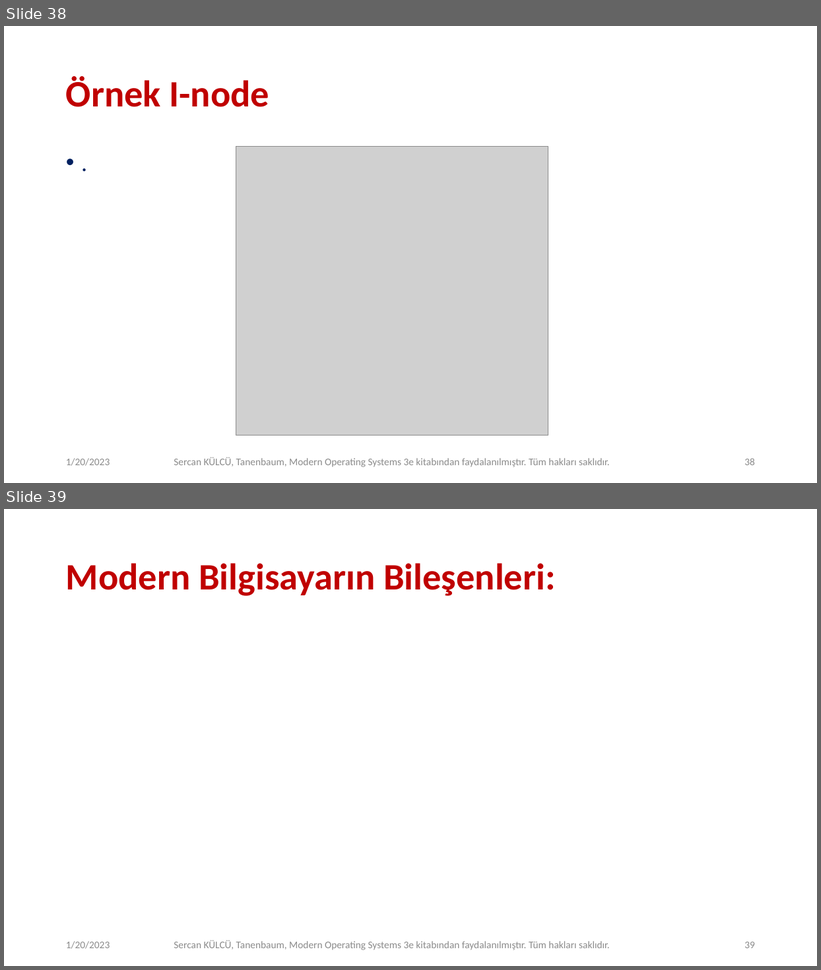
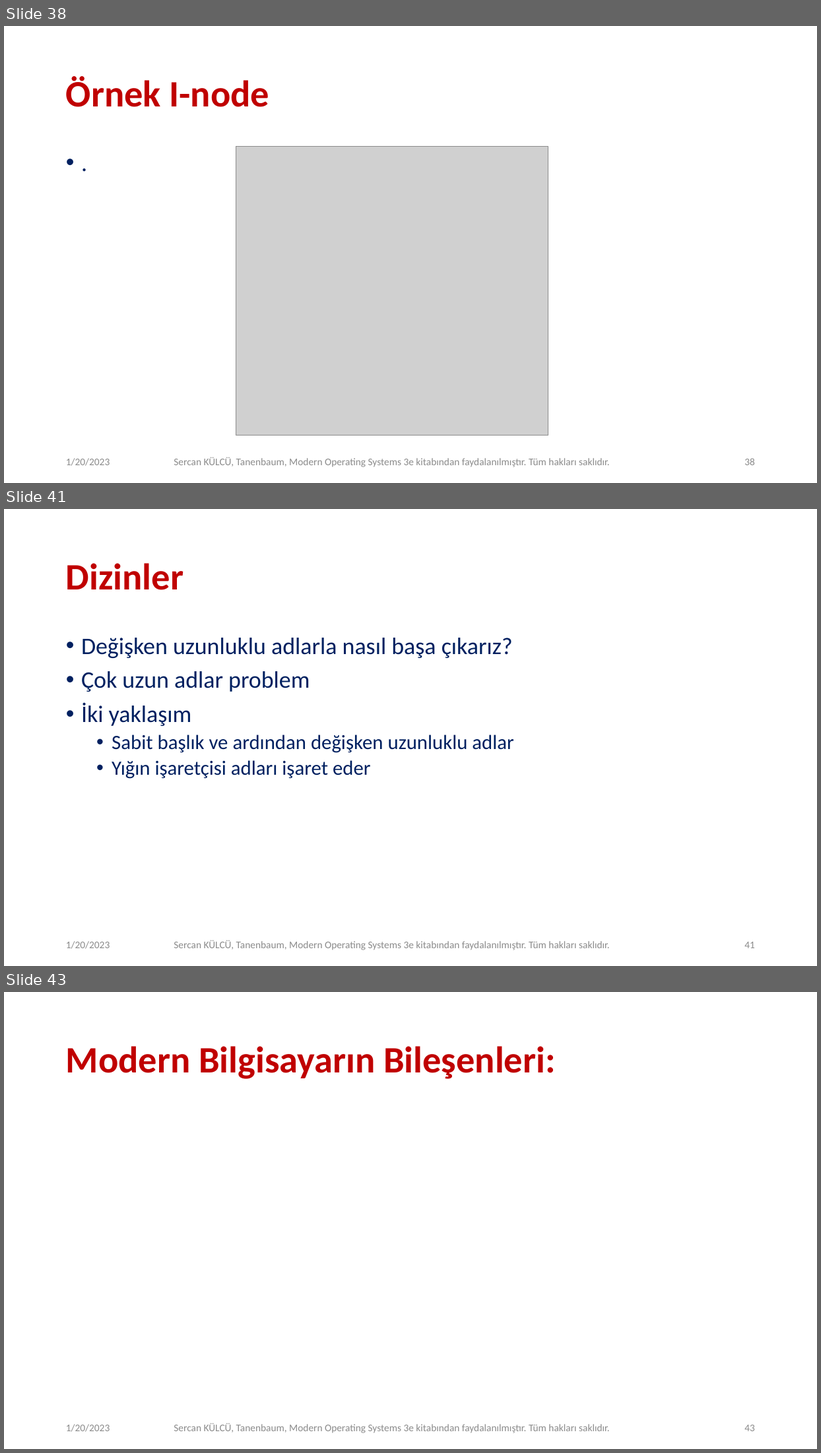
Before and after one commit to sercankulcu/sercankulcu.github.io, a slide deck: files/os/4_Bolum_4_Dosya.pptx. Shown one above the other, each under a label of ours: slides 38 and 39 before the commit, slides 38, 41 and 43 after it; the slides between them are not shown. The pictures are 821x970 and 821x1453 pixels, drawn with LibreOffice and Linux fonts; fonts in the diff are those of the drawing; grey boxes stand for pictures. Boxes give left, top, right and bottom in pixels: in the first picture for what was removed or moved away, otherwise in the second. Text is boxed around its words. In the diff, an @@ line names an element or a change of style, - is before the commit and + after.

```diff
--- a/files/os/4_Bolum_4_Dosya.pptx
+++ b/files/os/4_Bolum_4_Dosya.pptx
@@ slide 41 added at box(4, 509, 817, 966), background #FFFFFF @@
@@ title added at box(66, 563, 184, 590), 44 pt, text #C00000, bold @@
+Dizinler
@@ text added at box(81, 638, 514, 779), 24 pt, text #002060 @@
+• Değişken uzunluklu adlarla nasıl başa çıkarız?
+• Çok uzun adlar problem
+• İki yaklaşım
+  • Sabit başlık ve ardından değişken uzunluklu adlar
+  • Yığın işaretçisi adları işaret eder
@@ text added at box(66, 941, 110, 949), 12 pt, text #8C8C8C @@
+1/20/2023
@@ text added at box(174, 941, 610, 951), 12 pt, text #8C8C8C @@
+Sercan KÜLCÜ, Tanenbaum, Modern Operating Systems 3e kitabından faydalanılmıştır. Tüm hakları saklıdır.
@@ page number added at box(745, 942, 755, 949), 12 pt, text #8C8C8C @@
+41
@@ what was slide 39 is now slide 43 @@
@@ page number at box(745, 1425, 755, 1432): text changed @@
-39
+43
```
Also in this commit, not shown: 8 other slides added, 1 other file.
